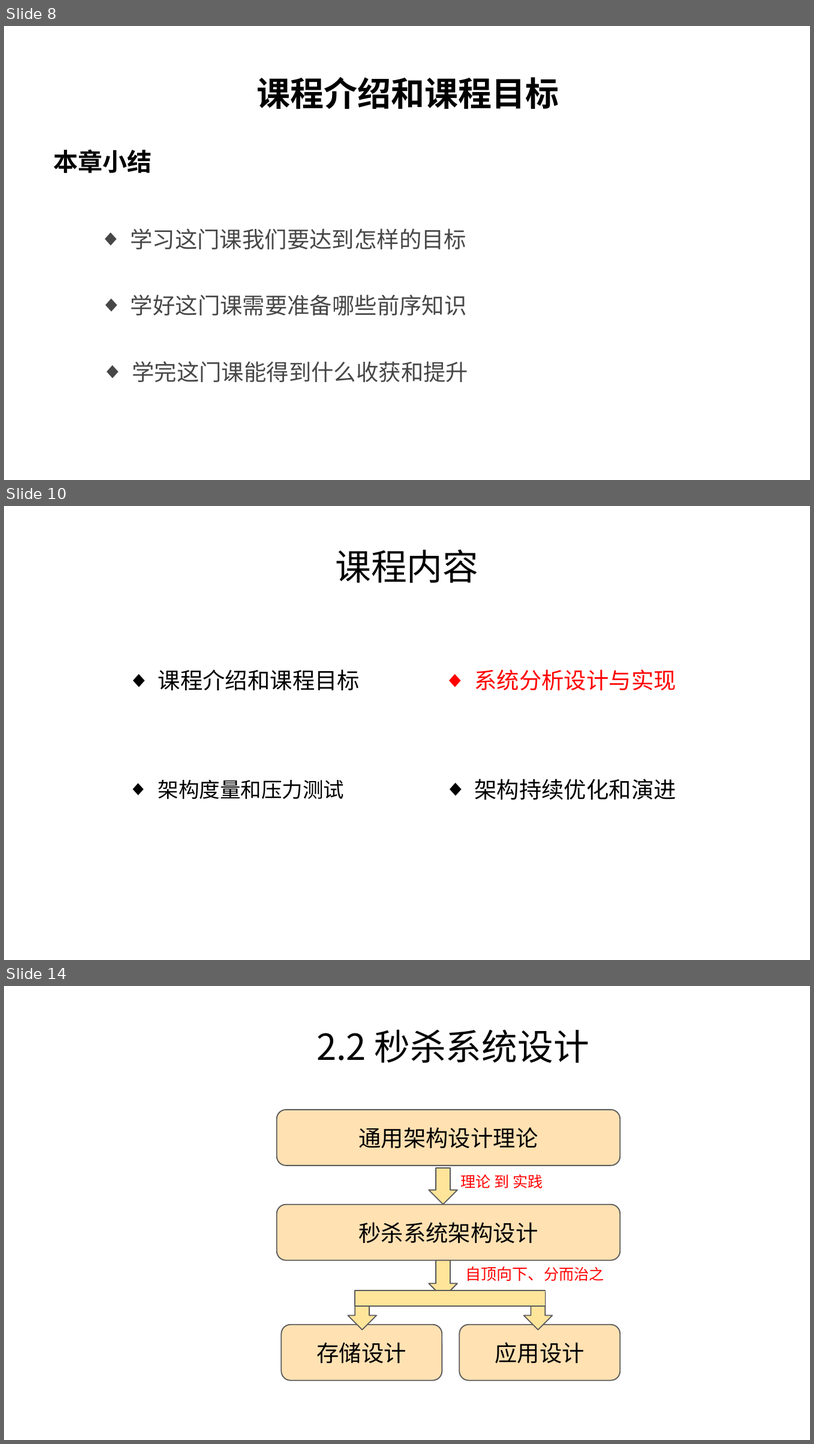
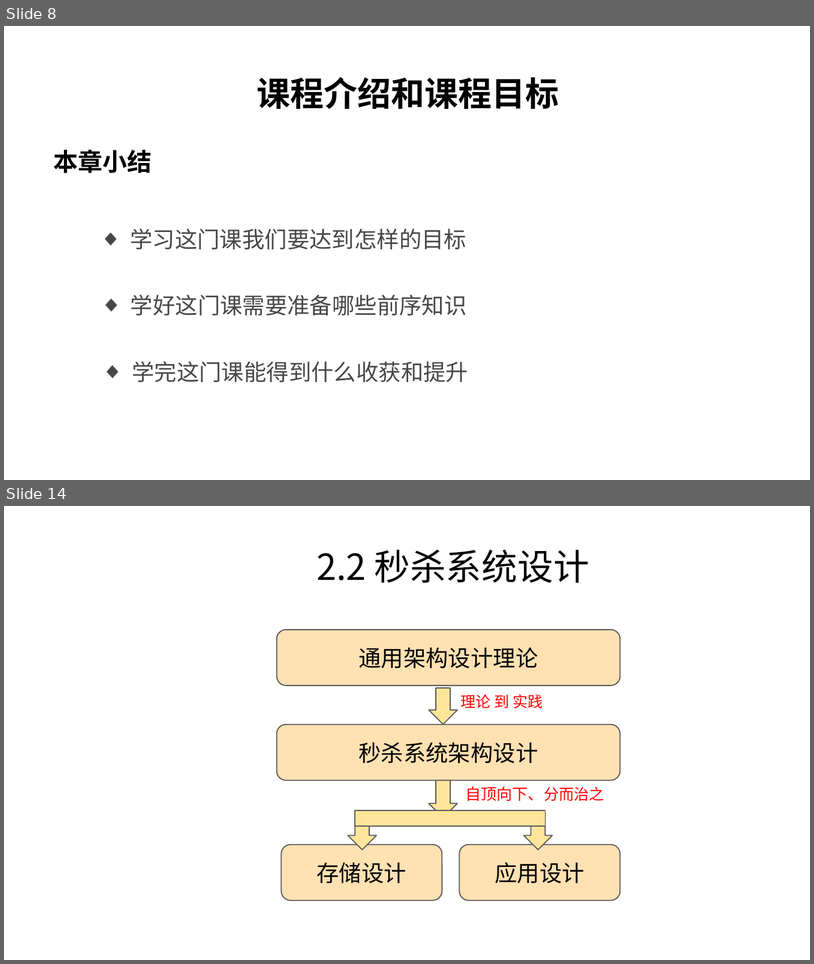
Before and after one commit to char-dance/flashSale-demo, a slide deck: FalshSale.pptx. Shown one above the other, each under a label of ours: slides 8, 10 and 14 before the commit, slides 8 and 14 after it; the slides between them are not shown. The pictures are 814x1444 and 814x964 pixels, drawn with LibreOffice and Linux fonts; fonts in the diff are those of the drawing; background and template pictures are left out. Boxes give left, top, right and bottom in pixels: in the first picture for what was removed or moved away, otherwise in the second. Text is boxed around its words. In the diff, an @@ line names an element or a change of style, - is before the commit and + after.

```diff
--- a/FalshSale.pptx
+++ b/FalshSale.pptx
@@ slide 10 removed at (4, 506, 810, 960), background #FFFFFF @@
@@ text removed at (335, 549, 479, 583) @@
-课程内容
@@ text removed at (158, 669, 360, 690) @@
-◆ 课程介绍和课程目标
@@ text removed at (474, 669, 676, 690) @@
-◆ 系统分析设计与实现
@@ text removed at (158, 780, 345, 799) @@
-◆ 架构度量和压力测试
@@ text removed at (474, 778, 676, 799) @@
-◆ 架构持续优化和演进
```
Also in this commit, not shown: 1 slide changed, 4 slides added, 3 other slides removed.
